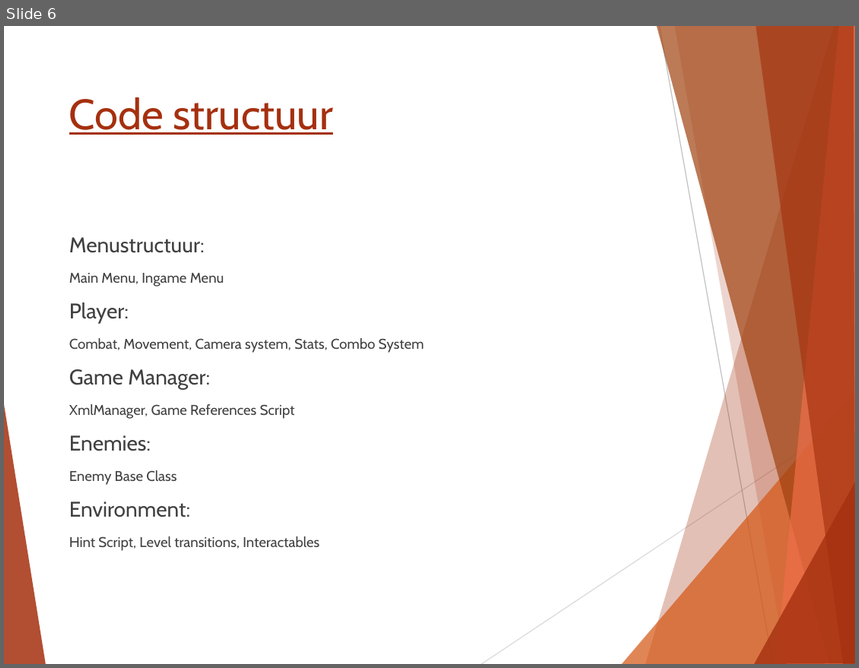
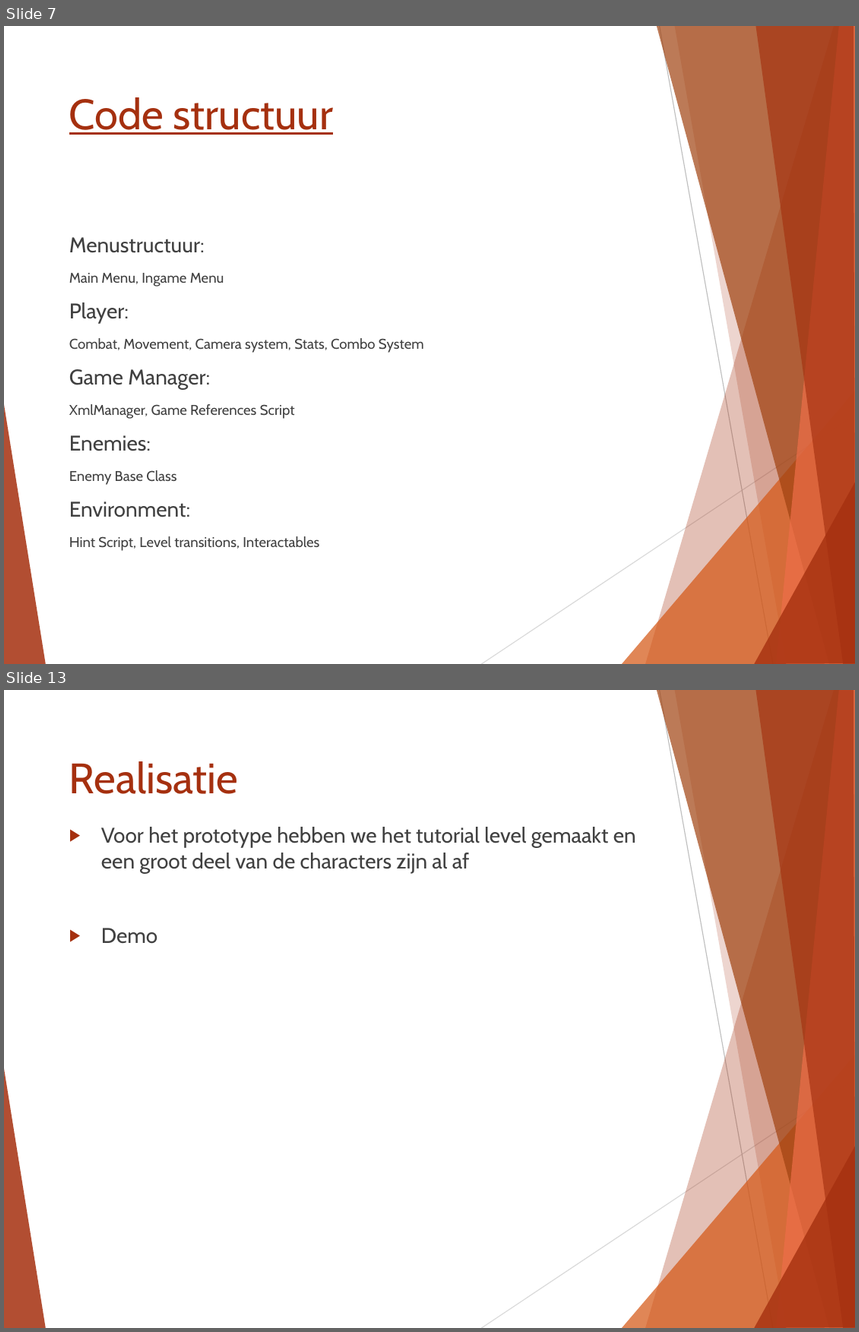
Before and after one commit to Mesmir/GameLabs_Proj1, a slide deck: Project/Presentatie_En_UI/StartPresentatieXeroderma.pptx. Shown one above the other, each under a label of ours: slide 6 before the commit, slides 7 and 13 after it; the slides between them are not shown. The pictures are 859x668 and 859x1332 pixels, drawn with LibreOffice and Linux fonts; fonts in the diff are those of the drawing. Boxes give left, top, right and bottom in pixels: in the first picture for what was removed or moved away, otherwise in the second. Text is boxed around its words. In the diff, an @@ line names an element or a change of style, - is before the commit and + after.

```diff
--- a/Project/Presentatie_En_UI/StartPresentatieXeroderma.pptx
+++ b/Project/Presentatie_En_UI/StartPresentatieXeroderma.pptx
@@ slide 13 added at box(4, 690, 855, 1328), background #FFFFFF; not listed: 10 template elements that a slide beside it also shows @@
@@ title added at box(69, 761, 238, 794), 36 pt, text #A5300F @@
+Realisatie
@@ text added at box(101, 827, 636, 944), 18 pt, text #404040 @@
+▶ Voor het prototype hebben we het tutorial level gemaakt en een groot deel van de characters zijn al af
+▶ Demo
@@ what was slide 6 is now slide 7 @@
```
Also in this commit, not shown: 6 other slides added, 1 slide removed.
